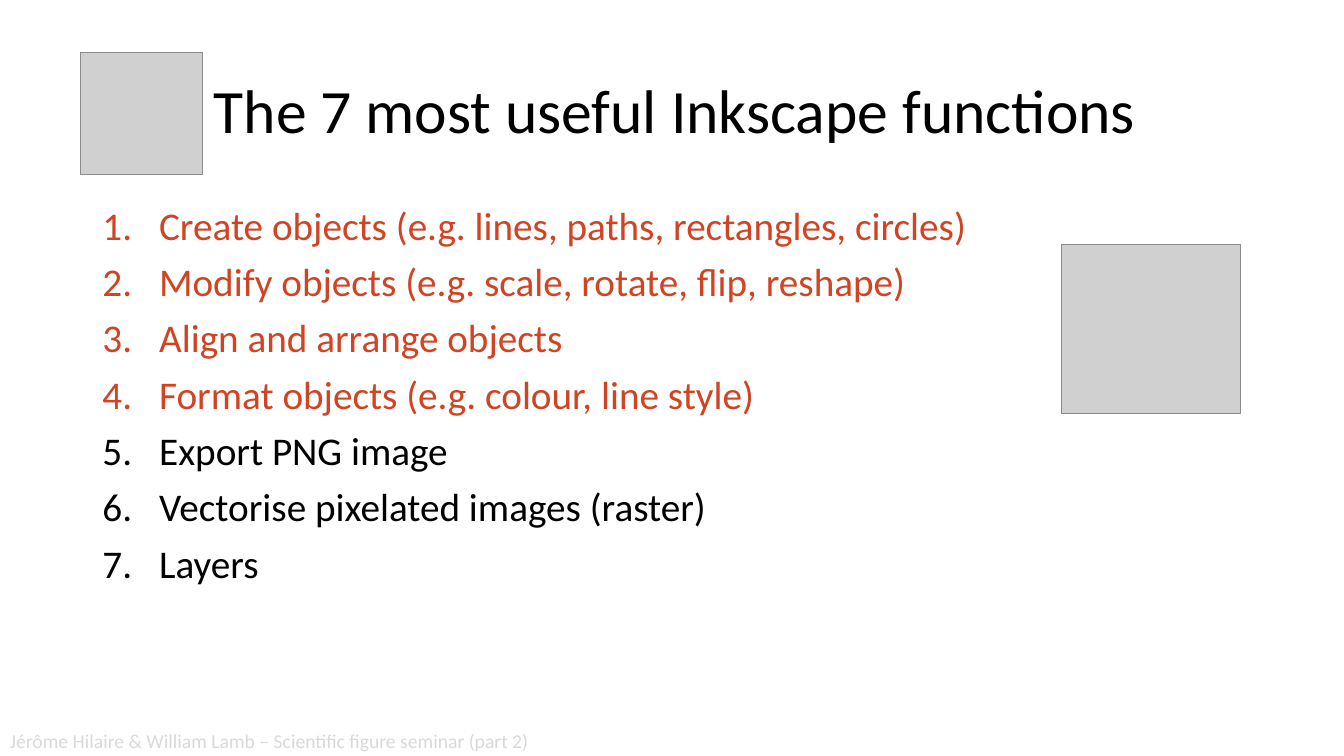
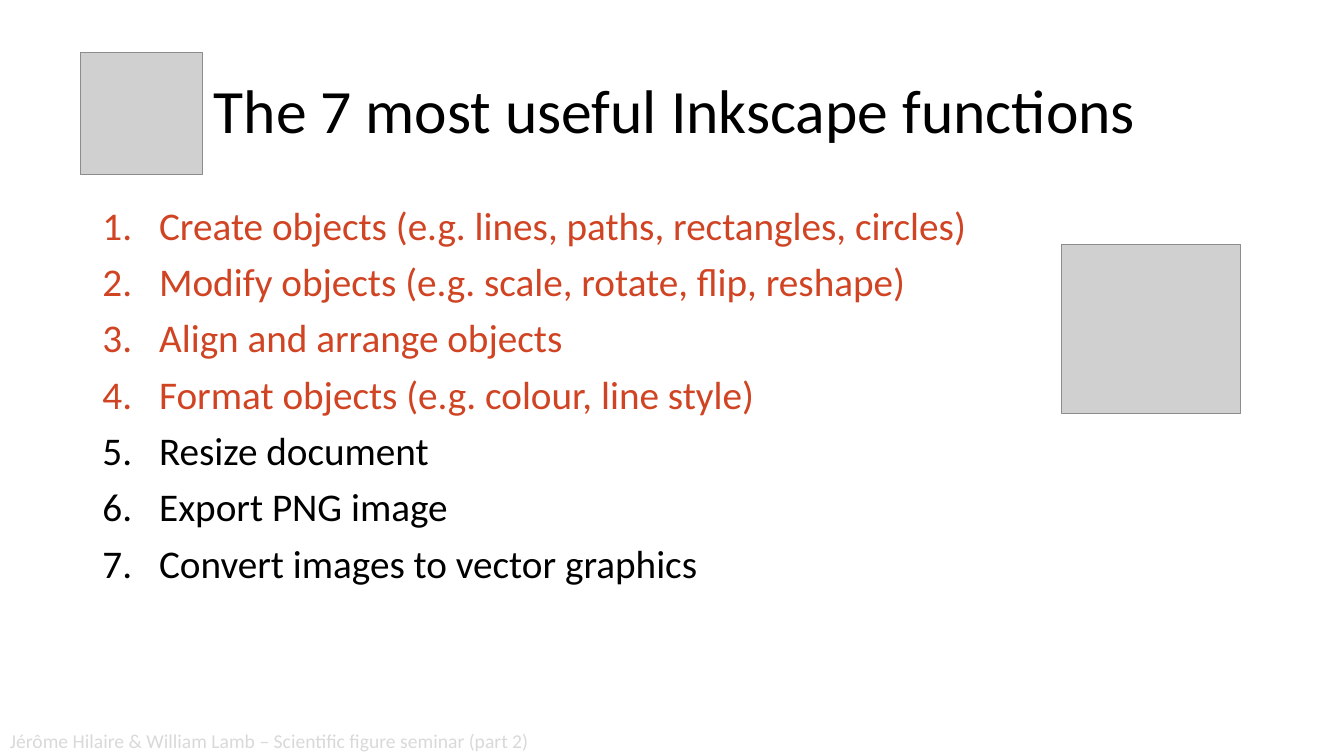
Before and after one commit to mcc-apsis/figures, a slide deck: slide 15 of Resources/Seminar part 2.pptx. Drawn at 1344x756 pixels with LibreOffice and Linux fonts; fonts in the diff are those of the drawing; grey boxes stand for pictures; background and template pictures are left out. Boxes give left, top, right and bottom in pixels: in the first picture for what was removed or moved away, otherwise in the second. Text is boxed around its words. In the diff, an @@ line names an element or a change of style, - is before the commit and + after.

```diff
--- a/Resources/Seminar part 2.pptx
+++ b/Resources/Seminar part 2.pptx
@@ text at box(159, 437, 428, 466): paragraph added @@
+5. Resize document
@@ text at box(159, 550, 697, 585): text changed @@
-6. Vectorise pixelated images (raster)
-7. Layers
+7. Convert images to vector graphics
```
Also in this commit, not shown: 5 other slides changed.
